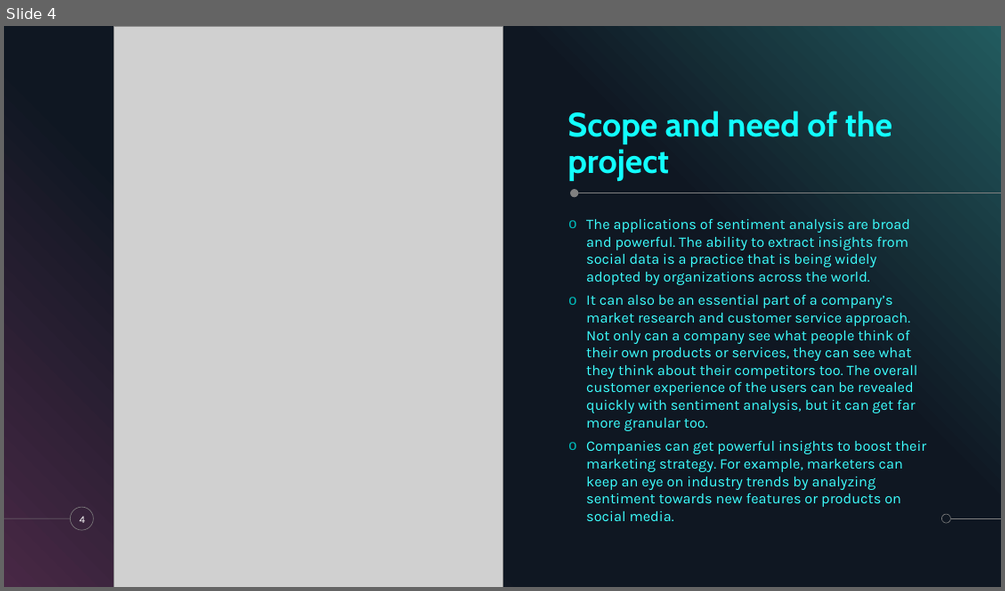
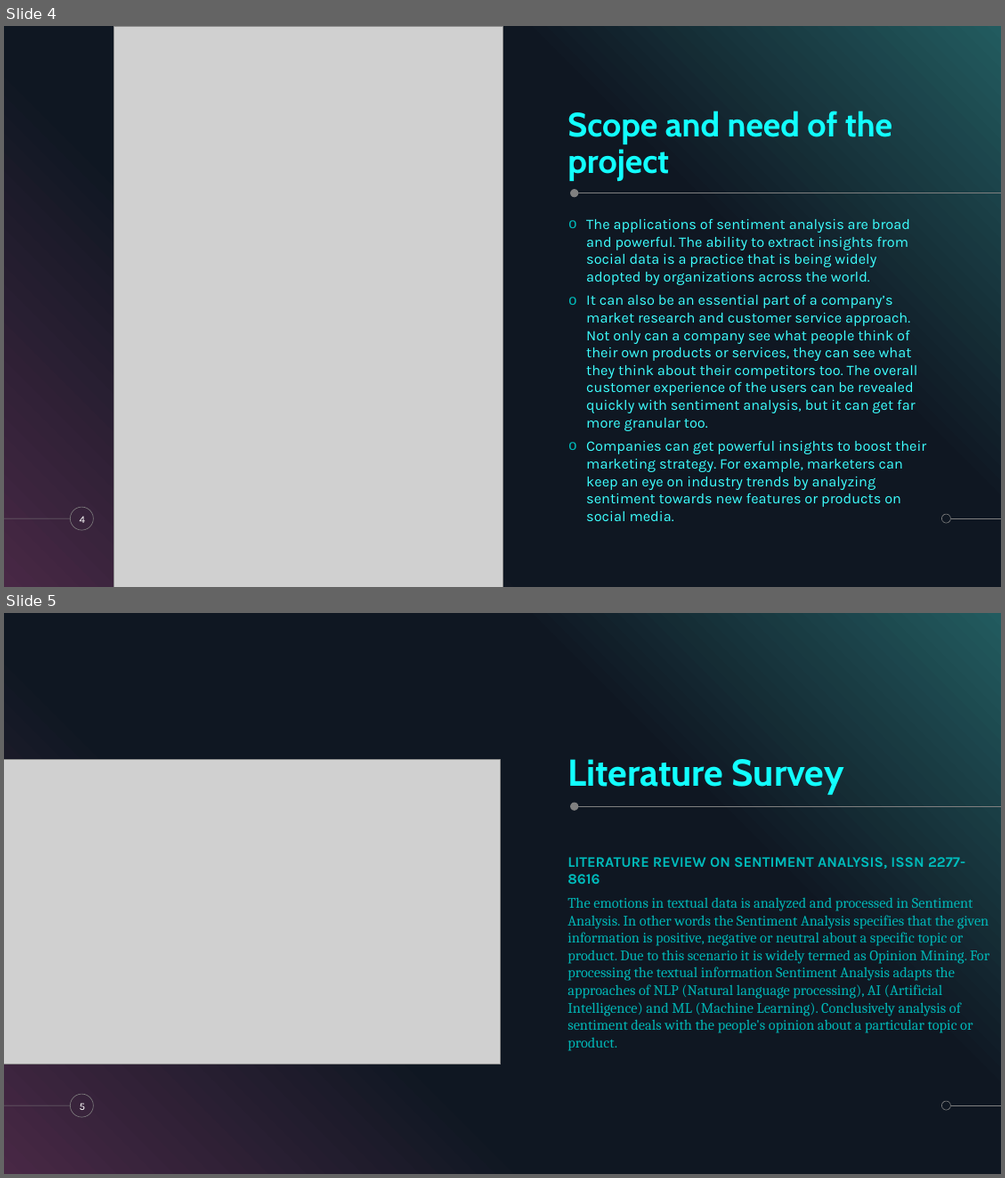
Before and after one commit to krshnknsr21/Sentiment-Analysis, a slide deck: D10B_Python_Miniproject_Group_3_Sentiment_Analyzer.pptx. Shown one above the other, each under a label of ours: slide 4 before the commit, slides 4 and 5 after it. The pictures are 1005x591 and 1005x1178 pixels, drawn with LibreOffice and Linux fonts; fonts in the diff are those of the drawing; grey boxes stand for pictures. Boxes give left, top, right and bottom in pixels: in the first picture for what was removed or moved away, otherwise in the second. Text is boxed around its words. In the diff, an @@ line names an element or a change of style, - is before the commit and + after.

```diff
--- a/D10B_Python_Miniproject_Group_3_Sentiment_Analyzer.pptx
+++ b/D10B_Python_Miniproject_Group_3_Sentiment_Analyzer.pptx
@@ slide 5 added at [4, 613, 1001, 1174], background #000000; not listed: 5 template elements that a slide beside it also shows @@
@@ picture added at [4, 760, 501, 1064] @@
@@ title added at [567, 759, 844, 795], 36 pt, text #12FFFE, bold @@
+Literature Survey
@@ ellipse added at [570, 803, 578, 811], fill #808080 @@
@@ line added from (1001, 807) to (577, 807), #808080 0.5 pt @@
@@ text added at [567, 857, 989, 1051], 14 pt, text #01B5B5 @@
+LITERATURE REVIEW ON SENTIMENT ANALYSIS, ISSN 2277-8616
+The emotions in textual data is analyzed and processed in Sentiment Analysis. In other words the Sentiment Analysis specifies that the given information is positive, negative or neutral about a specific topic or product. Due to this scenario it is widely termed as Opinion Mining. For processing the textual information Sentiment Analysis adapts the approaches of NLP (Natural language processing), AI (Artificial Intelligence) and ML (Machine Learning). Conclusively analysis of sentiment deals with the people's opinion about a particular topic or product.
@@ page number added at [80, 1103, 86, 1110], 10 pt, text #FFFFFF @@
+5
```
Also in this commit, not shown: 3 slides changed, 2 other slides added.
